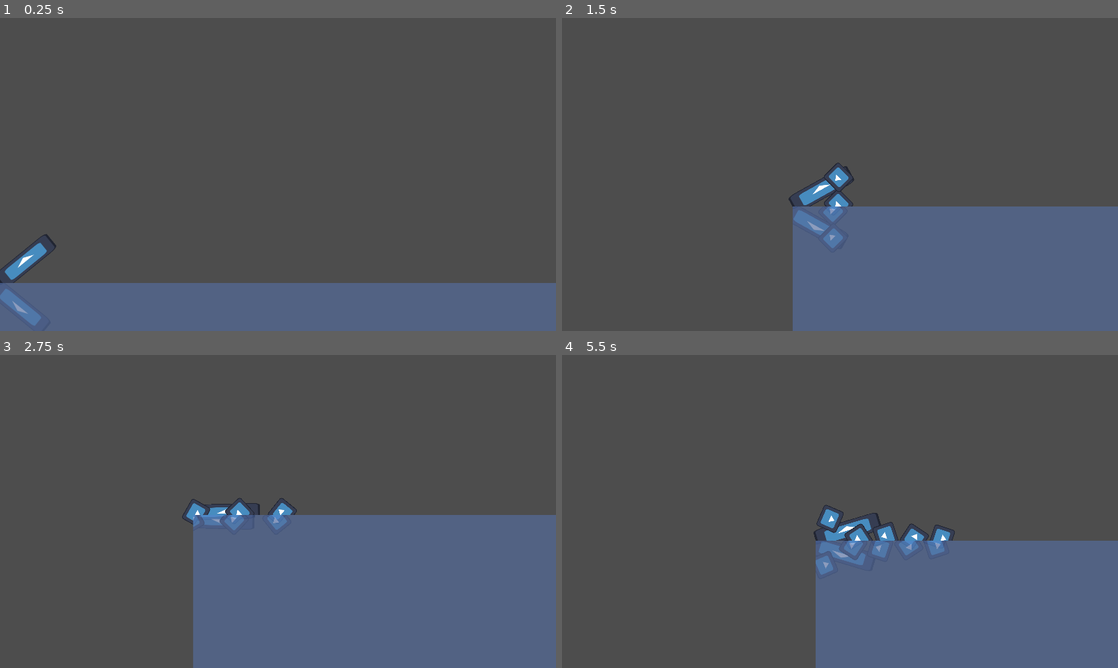
Above: before the commit, frames 1-4 (two rows, left to right).
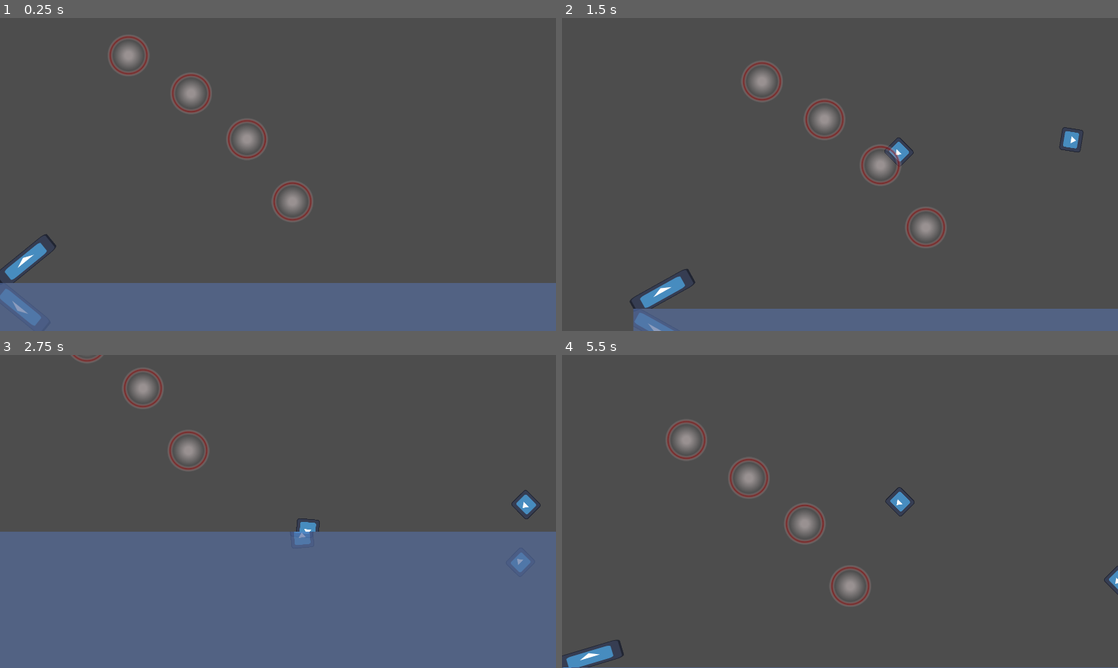
Above: after the commit, the same moments.

Repository: FaunaPolaris/BirdGameJam-Legado
Game: Godot game, scene res://canonGame/level/level.tscn
Two runs of this game, one before a commit and one after it. Both use one fixed random seed, a clock stepped at 60 frames per second and the inputs below. This scene is started directly instead of the project's main scene. The engine's default icon, where the game draws it, is replaced by a stand-in: a white triangle on a blue panel in a dark square.
Inputs:
- Up to frame 1 (0.25 s): no input
- Up to frame 2 (1.5 s): tap Enter (ui_accept) at 0.5, 0.77 s; hold Right (ui_right) 0.53-1.28 s; hold Down (ui_down) from 1.28 s (still down)
- Up to frame 3 (2.75 s): tap Enter (ui_accept) at 1.52 s; release Down (ui_down) at 2.03 s; hold Right (ui_right) from 2.03 s (still down)
- Up to frame 4 (5.5 s): release Right (ui_right) at 2.78 s; hold Up (ui_up) 2.78-3.53 s; tap Enter (ui_accept) at 3.02, 3.77, 4.52 s; hold Left (ui_left) 3.53-5.03 s; hold Down (ui_down) from 5.03 s (still down)

The runs differ from the first frame. In frame 1, 2.0% of the frame differs, in the area x 19-57%, y 5-66%; in frame 2, 24%; in frame 3, 21%; in frame 4, 25%, in the area x 0-100%, y 20-100%.

Commit message:
impulse rings

Diff:
--- /dev/null
+++ b/canonGame/impulse/impulse.gd
@@ -0,0 +1,11 @@
+extends Area2D
+
+var	has_impulsed		: bool = false
+@export var impulsex	: int = 0
+@export var impulsey	: int = 0
+
+func	_process(delta: float) -> void:
+	if has_overlapping_bodies() and !has_impulsed:
+		has_impulsed = true
+		for body in get_overlapping_bodies():
+			body.impulse(impulsex, -impulsey)
--- /dev/null
+++ b/canonGame/impulse/impulse.tscn
@@ -0,0 +1,25 @@
+[gd_scene load_steps=5 format=3 uid="uid://pia88a6c3b1i"]
+
+[ext_resource type="Script" uid="uid://cl0s8qvr33xad" path="res://canonGame/impulse/impulse.gd" id="1_5dins"]
+
+[sub_resource type="CircleShape2D" id="CircleShape2D_s05yd"]
+radius = 72.0
+
+[sub_resource type="Gradient" id="Gradient_5dins"]
+offsets = PackedFloat32Array(0.123377, 0.525974, 0.623377, 0.720779)
+colors = PackedColorArray(0.952941, 0.890196, 0.890196, 0.462745, 0.952941, 0.890196, 0.890196, 0, 0.572549, 0, 0, 0.635294, 1, 1, 1, 0)
+
+[sub_resource type="GradientTexture2D" id="GradientTexture2D_rj6et"]
+gradient = SubResource("Gradient_5dins")
+fill = 1
+fill_from = Vector2(0.5, 0.5)
+
+[node name="impulse" type="Area2D"]
+script = ExtResource("1_5dins")
+
+[node name="collision" type="CollisionShape2D" parent="."]
+shape = SubResource("CircleShape2D_s05yd")
+
+[node name="art" type="Sprite2D" parent="."]
+scale = Vector2(2.28125, 2.28125)
+texture = SubResource("GradientTexture2D_rj6et")
--- a/canonGame/level/level.tscn
+++ b/canonGame/level/level.tscn
@@ -1,8 +1,9 @@
-[gd_scene load_steps=6 format=3 uid="uid://j0ll3p56344r"]
+[gd_scene load_steps=7 format=3 uid="uid://j0ll3p56344r"]
 
 [ext_resource type="PackedScene" uid="uid://t52keyqcvf2n" path="res://canonGame/canon/canon.tscn" id="1_1njy3"]
 [ext_resource type="Shader" uid="uid://cx6ooffi7n41c" path="res://canonGame/level/water.gdshader" id="2_64f4c"]
 [ext_resource type="Script" uid="uid://bds05ofn7ocoj" path="res://canonGame/level/camera_2d.gd" id="2_nel4u"]
+[ext_resource type="PackedScene" uid="uid://pia88a6c3b1i" path="res://canonGame/impulse/impulse.tscn" id="4_vnhku"]
 
 [sub_resource type="RectangleShape2D" id="RectangleShape2D_nel4u"]
 size = Vector2(4804.5, 91)
@@ -35,7 +36,7 @@
 
 [node name="floor" type="StaticBody2D" parent="."]
 
-[node name="CollisionShape2D" type="CollisionShape2D" parent="floor"]
+[node name="collision" type="CollisionShape2D" parent="floor"]
 position = Vector2(2407.75, 83)
 shape = SubResource("RectangleShape2D_nel4u")
 
@@ -43,3 +44,23 @@
 material = SubResource("ShaderMaterial_nel4u")
 offset_right = 4806.0
 offset_bottom = 920.0
+
+[node name="impulse" parent="." instance=ExtResource("4_vnhku")]
+position = Vector2(660, -654)
+impulsex = 400
+impulsey = -100
+
+[node name="impulse2" parent="." instance=ExtResource("4_vnhku")]
+position = Vector2(853, -496)
+impulsex = 800
+impulsey = 30
+
+[node name="impulse3" parent="." instance=ExtResource("4_vnhku")]
+position = Vector2(1010, -281)
+impulsex = -200
+impulsey = -600
+
+[node name="impulse4" parent="." instance=ExtResource("4_vnhku")]
+position = Vector2(444, -785)
+impulsex = -60
+impulsey = 80
--- a/canonGame/mainCharacter/main_character.gd
+++ b/canonGame/mainCharacter/main_character.gd
@@ -6,7 +6,10 @@
 
 func	_ready() -> void:
 	rotation = supposed_rotation
-	apply_impulse(Vector2(Global.current_fat, 0).rotated(deg_to_rad(supposed_rotation)), original_pos - position)
+	apply_impulse(Vector2(1500, 0).rotated(deg_to_rad(supposed_rotation)), original_pos - position)
+
+func	impulse(forcex, forcey):
+	apply_impulse(Vector2(forcex, forcey), original_pos - position)
 
 func controlCamera():
 	$Camera2D.make_current()
--- a/canonGame/mainCharacter/main_character.tscn
+++ b/canonGame/mainCharacter/main_character.tscn
@@ -3,14 +3,13 @@
 [ext_resource type="Script" uid="uid://cadcfd4beb3wt" path="res://canonGame/mainCharacter/main_character.gd" id="1_exv1e"]
 [ext_resource type="Texture2D" uid="uid://o7vchi5epwkd" path="res://icon.svg" id="2_vedcc"]
 
-[sub_resource type="PhysicsMaterial" id="PhysicsMaterial_exv1e"]
-bounce = 0.4
+[sub_resource type="PhysicsMaterial" id="PhysicsMaterial_7l5se"]
 
 [sub_resource type="CircleShape2D" id="CircleShape2D_me2vn"]
 
 [node name="mainCharacter" type="RigidBody2D"]
 rotation = -0.000905367
-physics_material_override = SubResource("PhysicsMaterial_exv1e")
+physics_material_override = SubResource("PhysicsMaterial_7l5se")
 script = ExtResource("1_exv1e")
 
 [node name="collision" type="CollisionShape2D" parent="."]
@@ -21,6 +20,3 @@
 [node name="art" type="Sprite2D" parent="."]
 scale = Vector2(0.619435, 0.582997)
 texture = ExtResource("2_vedcc")
-
-[node name="Camera2D" type="Camera2D" parent="."]
-ignore_rotation = false
Not shown, added: canonGame/impulse/impulse.gd.uid
